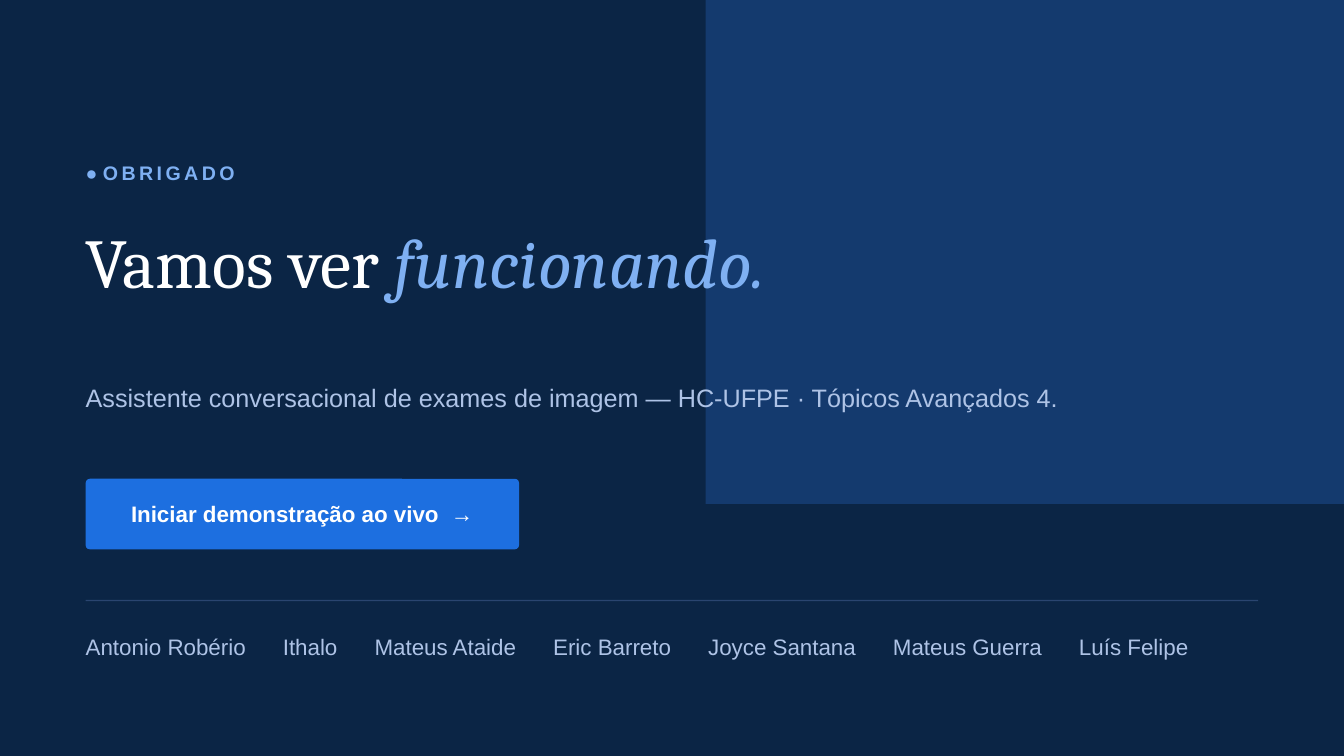
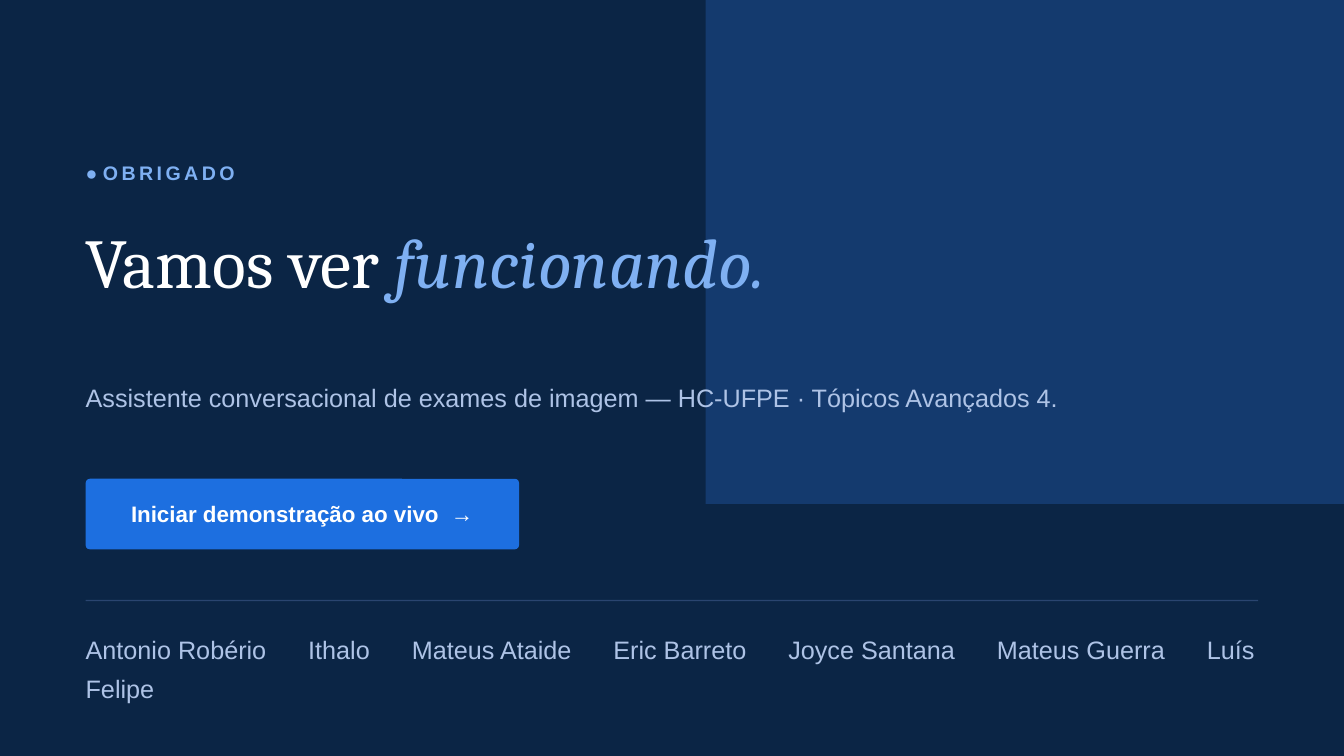
Before and after one commit to ata1de/hc-ufpe-exam-assistant, a slide deck: slide 11 of docs/Apresentacao_HC-UFPE.pptx. Drawn at 1344x756 pixels with LibreOffice and Linux fonts; fonts in the diff are those of the drawing. Boxes give left, top, right and bottom in pixels: in the first picture for what was removed or moved away, otherwise in the second. Text is boxed around its words. In the diff, an @@ line names an element or a change of style, - is before the commit and + after.

Commit message:
docs: enlarge remaining small text to >=16-18pt in presentation

```diff
--- a/docs/Apresentacao_HC-UFPE.pptx
+++ b/docs/Apresentacao_HC-UFPE.pptx
@@ text "Antonio Robério Ithalo Mateus Ataide ..." at box(86, 640, 1255, 664): size 16 to 18 pt @@
```
Also in this commit, not shown: 2 other slides changed.
